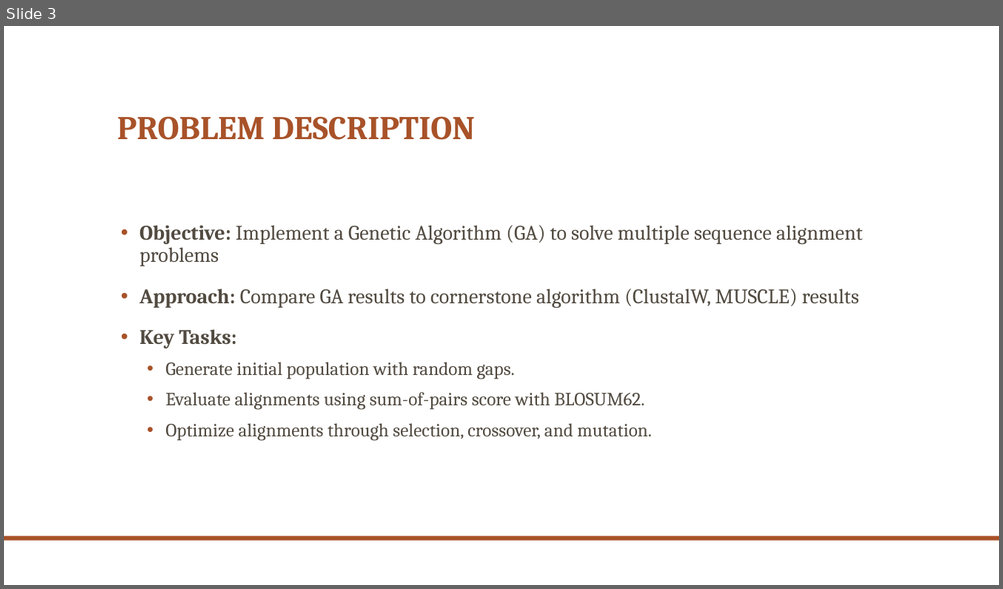
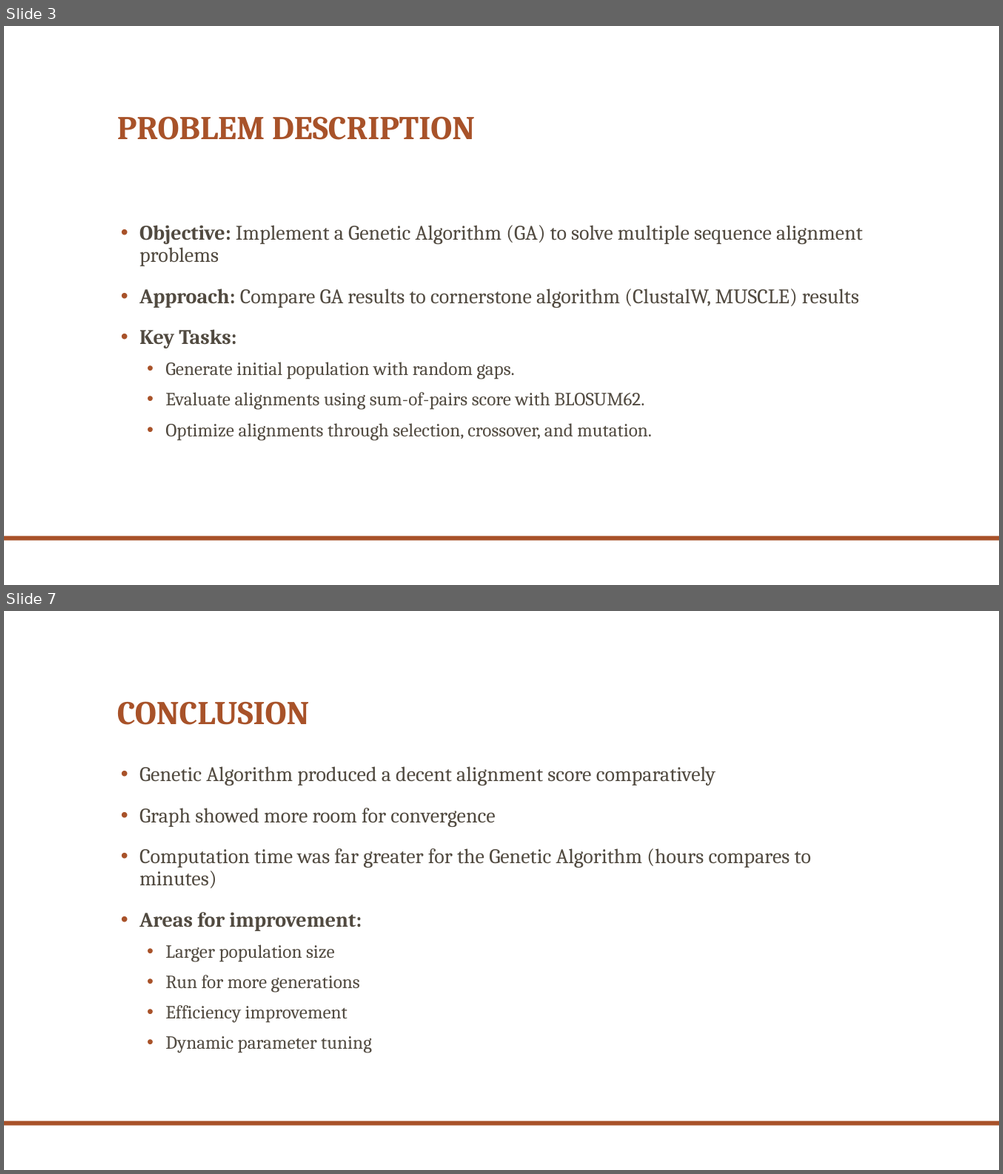
Before and after one commit to fredj5/Bioinformatics, a slide deck: project_slides.pptx. Shown one above the other, each under a label of ours: slide 3 before the commit, slides 3 and 7 after it; the slides between them are not shown. The pictures are 1003x589 and 1003x1174 pixels, drawn with LibreOffice and Linux fonts; fonts in the diff are those of the drawing; background and template pictures are left out. Boxes give left, top, right and bottom in pixels: in the first picture for what was removed or moved away, otherwise in the second. Text is boxed around its words. In the diff, an @@ line names an element or a change of style, - is before the commit and + after.

```diff
--- a/project_slides.pptx
+++ b/project_slides.pptx
@@ slide 7 added at [4, 611, 999, 1170], background picture (left out); not listed: 1 template element that a slide beside it also shows @@
@@ title added at [117, 701, 310, 725], 32 pt, text #A85229, bold @@
+CONCLUSION
@@ text added at [139, 766, 811, 1054], 20 pt, text #514A40 @@
+• Genetic Algorithm produced a decent alignment score comparatively
+• Graph showed more room for convergence
+• Computation time was far greater for the Genetic Algorithm (hours compares to minutes)
+• Areas for improvement:
+  • Larger population size
+  • Run for more generations
+  • Efficiency improvement
+  • Dynamic parameter tuning
```
Also in this commit, not shown: 2 slides changed, 1 other slide added, 6 other files.
